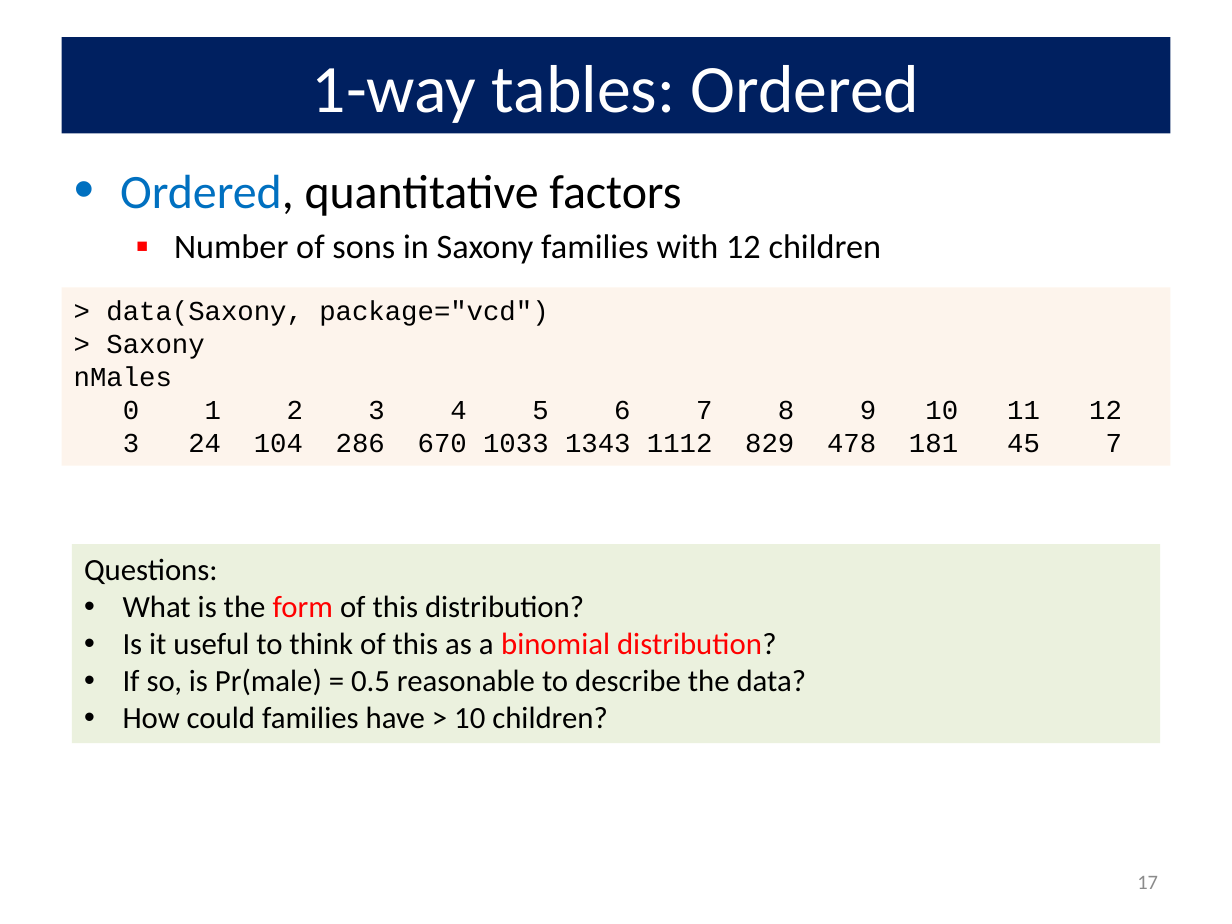
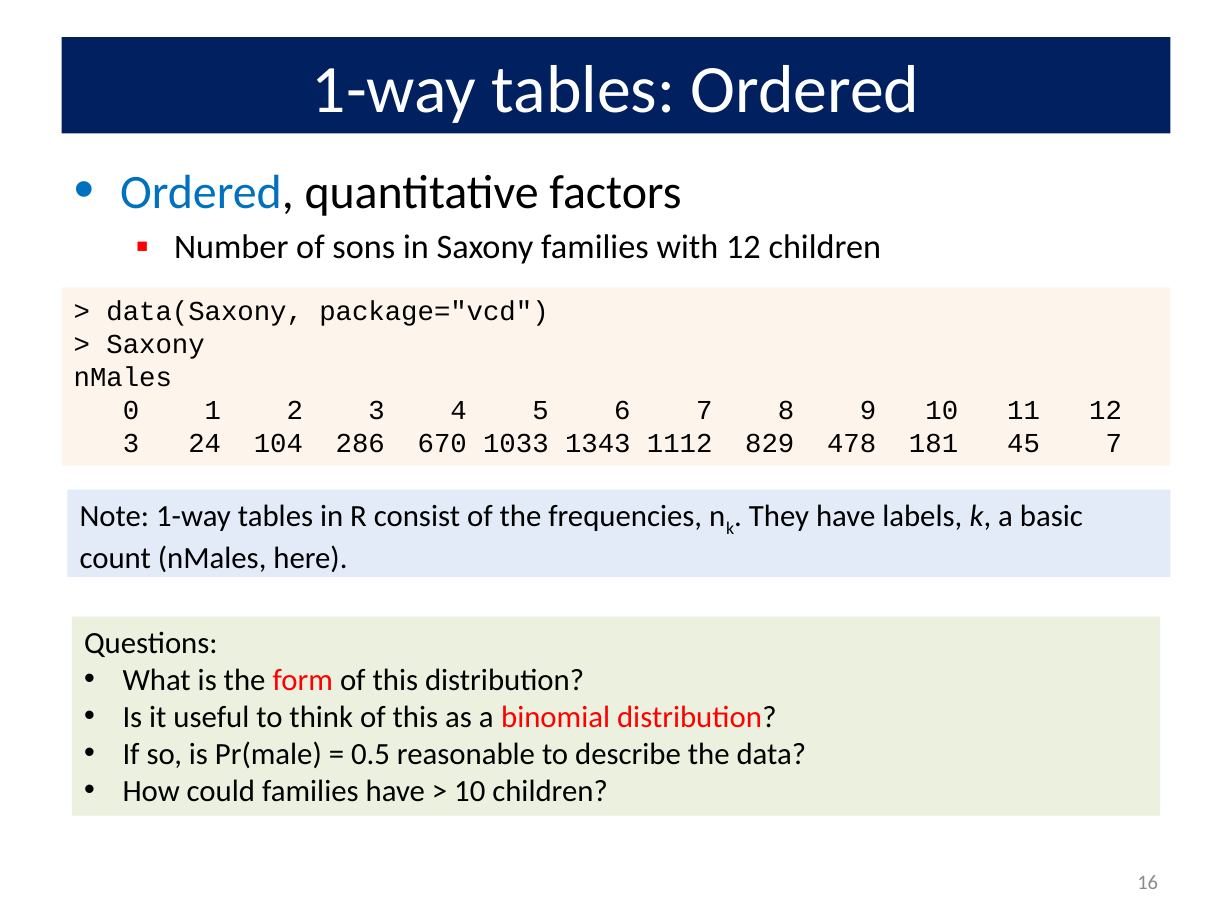
Before and after one commit to friendly/psy6136, a slide deck: slide 16 of lectures/01-Overview.pptx (slide 17 before the commit). Drawn at 1232x924 pixels with LibreOffice and Linux fonts; fonts in the diff are those of the drawing. Boxes give left, top, right and bottom in pixels: in the first picture for what was removed or moved away, otherwise in the second. Text is boxed around its words. In the diff, an @@ line names an element or a change of style, - is before the commit and + after.

```diff
--- a/lectures/01-Overview.pptx
+++ b/lectures/01-Overview.pptx
@@ rectangle added at [68,490,1170,578], fill #C6D9F1 at 50% opacity, 18 pt, text #000000 @@
+Note: 1-way tables in R consist of the frequencies, nk. They have labels, k, a basic count (nMales, here).
@@ rectangle "Questions:": place and size @@
-rectangle "Questions:" at [71,545,1159,744]
+rectangle "Questions:" at [71,617,1159,817]
@@ page number at [1137,875,1158,889]: text changed @@
-17
+16
```
Also in this commit, not shown: 15 other slides changed, 2 slides added, 1 slide removed, 7 other files.
